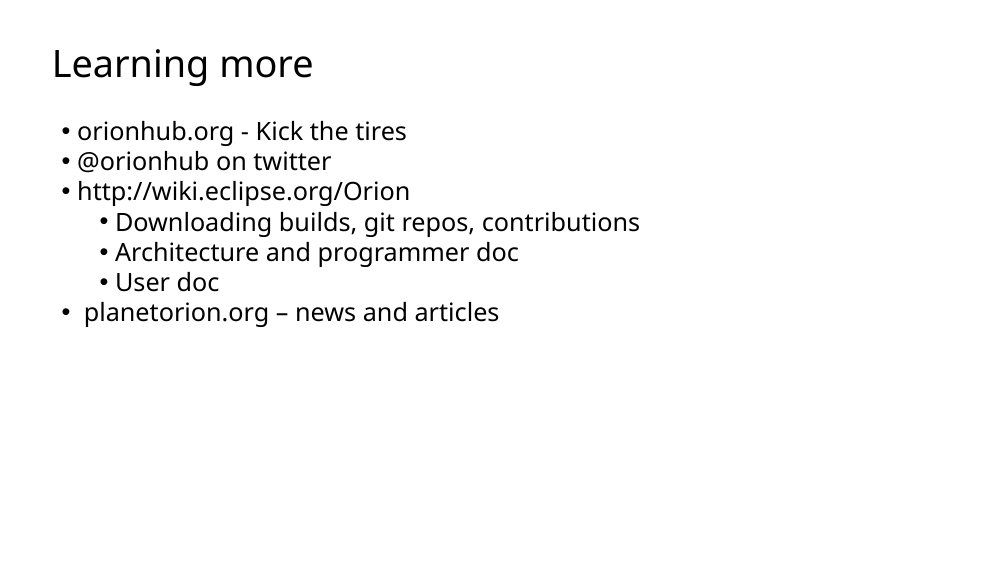
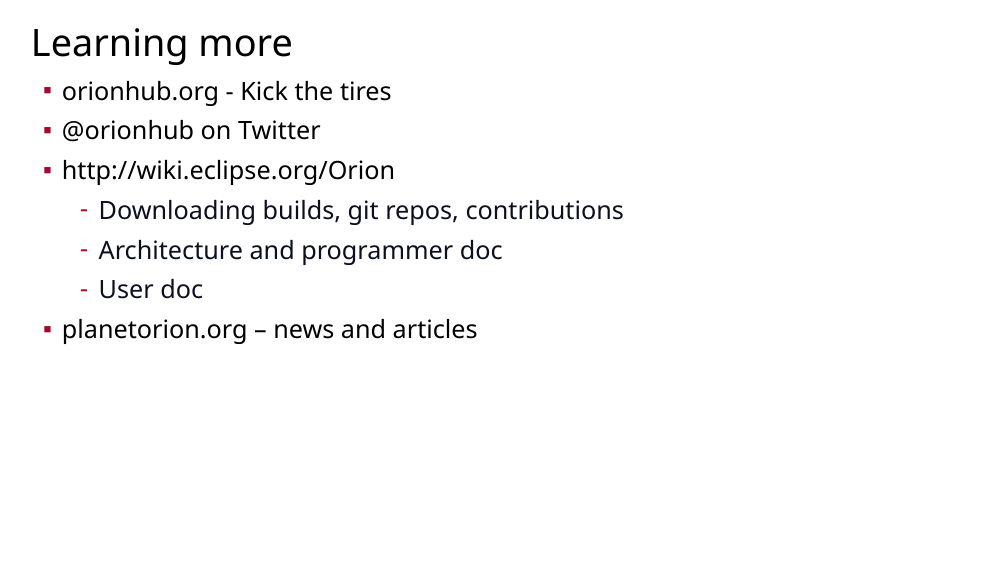
Before and after one commit to sfmccourt/oscon, a slide deck: slide 17 of osconorion.odp (slide 14 before the commit). Drawn at 1008x567 pixels with LibreOffice and Linux fonts; fonts in the diff are those of the drawing; background and template pictures are left out. Boxes give left, top, right and bottom in pixels: in the first picture for what was removed or moved away, otherwise in the second. Text is boxed around its words. In the diff, an @@ line names an element or a change of style, - is before the commit and + after.

```diff
--- a/osconorion.odp
+++ b/osconorion.odp
@@ title added at (x1=31, y1=28, x2=292, y2=65), 72 pt, text #000000 @@
+Learning more
@@ text at (x1=52, y1=49, x2=313, y2=86): paragraph removed @@
-Learning more
@@ text "orionhub.org - Kick the tires" moved from (x1=52, y1=49, x2=640, y2=327) to (x1=62, y1=81, x2=624, y2=344) @@
@@ text at (x1=62, y1=81, x2=624, y2=344): text colour #000000 to #0C0F20 in "Downloading builds, git repos, contributions", "Architecture and programmer doc", "User doc"; bullet • to ▪; list level 2 to 1 in "orionhub.org - Kick the tires"; bullet colour #000000 to #AA062C; list level 2 to 1 in "http://wiki.eclipse.org/Orion"; bullet • to -; list level 4 to 3 in "Downloading builds, git repos, contributions"; list level 4 to 3 in "Architecture and programmer doc"; list level 4 to 3 in "User doc"; list level 2 to 1 in "planetorion.org – news and articles" @@
@@ text at (x1=62, y1=120, x2=321, y2=142): text changed @@
-  • @orionhub on twitter
+▪ @orionhub on Twitter
```
Also in this commit, not shown: 12 other slides changed, 4 slides added, 1 slide removed.
